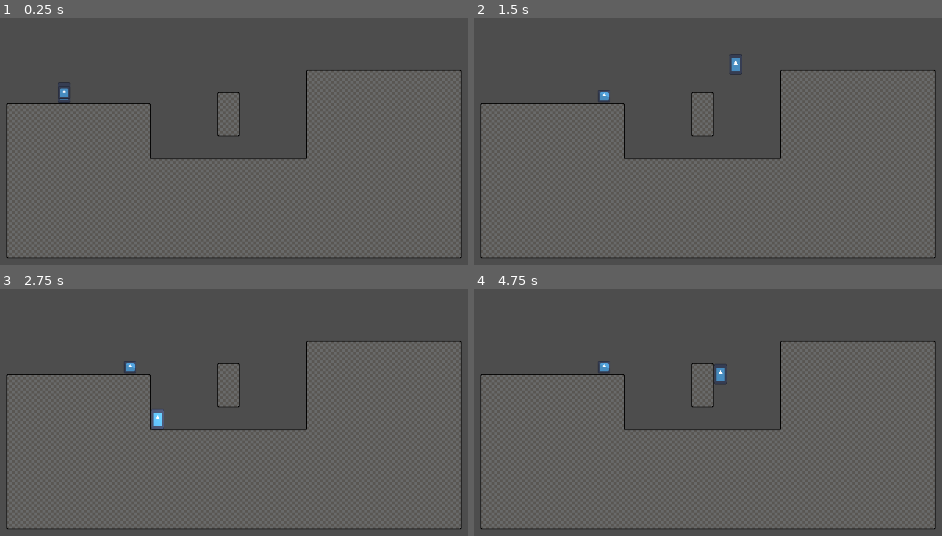
Above: before the commit, frames 1-4 (two rows, left to right).
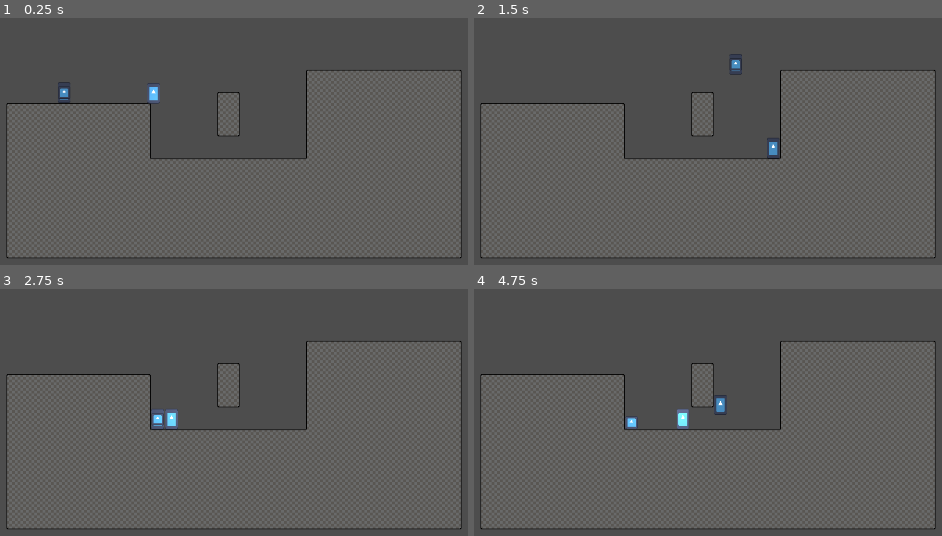
Above: after the commit, the same moments.

Repository: Loaphs/Explorer
Game: Godot game, scene res://Scenes/Worlds/world.tscn
The game is run twice, just before and just after one commit, with the same random seed, the same clock (stepped at 60 frames per second) and the same inputs. The engine's default icon, where the game draws it, is replaced by a stand-in: a white triangle on a blue panel in a dark square.
Inputs (mouse positions are in pixels of both pictures, inside the frame that each line leads up to):
- Up to frame 1 (0.25 s): no input
- Up to frame 2 (1.5 s): tap Enter at 0.5 s; move the mouse to (731, 126) at 0.52 s; hold R 0.53-1.28 s; hold Right (ui_right) from 0.53 s (still down); tap E (grapple) at 0.6 s; tap Space (jump) at 0.77 s; move the mouse to (outside the picture) at 1.27 s; tap R at 1.35 s
- Up to frame 3 (2.75 s): tap Space (jump) at 1.52 s; tap E (grapple) at 1.55, 2.1 s; move the mouse to (163, 321) at 2.02 s; release Right (ui_right) at 2.03 s; hold Left (ui_left) from 2.03 s (still down); hold R from 2.03 s (still down)
- Up to frame 4 (4.75 s): move the mouse to (516, 511) at 2.77 s; release Left (ui_left) at 2.78 s; release R at 2.78 s; hold Right (ui_right) 2.78-4.28 s; tap R at 2.85, 4.35 s; tap Space (jump) at 3.02, 3.77, 4.52 s; tap E (grapple) at 3.05, 3.6, 4.55 s; move the mouse to (796, 489) at 3.52 s; hold R 3.53-4.28 s; move the mouse to (outside the picture) at 4.27 s; hold Left (ui_left) from 4.28 s (still down)

The runs differ from the first frame. In frame 1, 0.2% of the frame differs, in the area x 31-35%, y 26-35%; in frame 2, 0.3%; in frame 3, 0.4%; in frame 4, 0.7%, in the area x 26-55%, y 29-57%.

Commit message:
Working on grapple, its wack

Diff:
--- a/Scenes/Gameplay/grapple.tscn
+++ b/Scenes/Gameplay/grapple.tscn
@@ -6,8 +6,8 @@
 [sub_resource type="CircleShape2D" id="CircleShape2D_1sdoo"]
 
 [node name="Grappling Hook" type="RigidBody2D"]
-collision_layer = 32769
-collision_mask = 32769
+collision_layer = 2
+collision_mask = 2
 script = ExtResource("1_eoyx0")
 
 [node name="CollisionShape2D" type="CollisionShape2D" parent="."]
--- a/Scenes/Worlds/world.tscn
+++ b/Scenes/Worlds/world.tscn
@@ -69,7 +69,6 @@
 
 [node name="Grappling Hook" parent="." instance=ExtResource("2_yaxvf")]
 position = Vector2(608, 208)
-collision_layer = 2
 lock_rotation = true
 freeze_mode = 1
 
@@ -84,3 +83,6 @@
 scale = Vector2(1.12589, 1.05024)
 shadow_enabled = true
 texture = ExtResource("3_x0hhe")
+
+[node name="Player2" parent="." instance=ExtResource("1_fphe6")]
+position = Vector2(677, 229)
--- a/Script/Grapple.gd
+++ b/Script/Grapple.gd
@@ -3,7 +3,7 @@
 
 @export var radius: int
 @export var distance: RayCast2D
-@export var strength = 40000
+@export var strength = 750
 
 var thrown = false
 var retracted = true
@@ -16,30 +16,28 @@
 
 func _process(delta):
 
-	if !thrown && retracted:
+	print(position)
+	if !thrown:
 		self.position = player.position
 
 		if Input.is_action_just_pressed("grapple"):
-
 			var direction = get_global_mouse_position() - transform.origin
 			var impulse_direction = direction.normalized()
 			throw_grapple(strength, impulse_direction)
 			print(impulse_direction)
-	elif thrown && !retracted:
+	elif thrown:
 		#distance.target_position = player.position
-		if self.position.distance_to(player.position) > 50:
+		if self.position.distance_to(player.position) > 500:
 			self.linear_velocity = Vector2.ZERO
 		if Input.is_key_pressed(KEY_R):
 			thrown = false
-			retracted = true
-			self.position = player.position
 
 
 
-func _physics_process(delta):
+func _physics_process(_delta):
 	pass
 
 
 func throw_grapple(throw_strength, direction):
 	thrown = true
-	self.apply_central_force(direction * throw_strength)
+	self.apply_central_impulse(direction * throw_strength)
--- a/project.godot
+++ b/project.godot
@@ -12,7 +12,7 @@
 
 config/name="Explorer"
 run/main_scene="res://Scenes/Worlds/world.tscn"
-config/features=PackedStringArray("4.1", "Forward Plus")
+config/features=PackedStringArray("4.2", "Forward Plus")
 config/icon="res://icon.svg"
 
 [dotnet]
